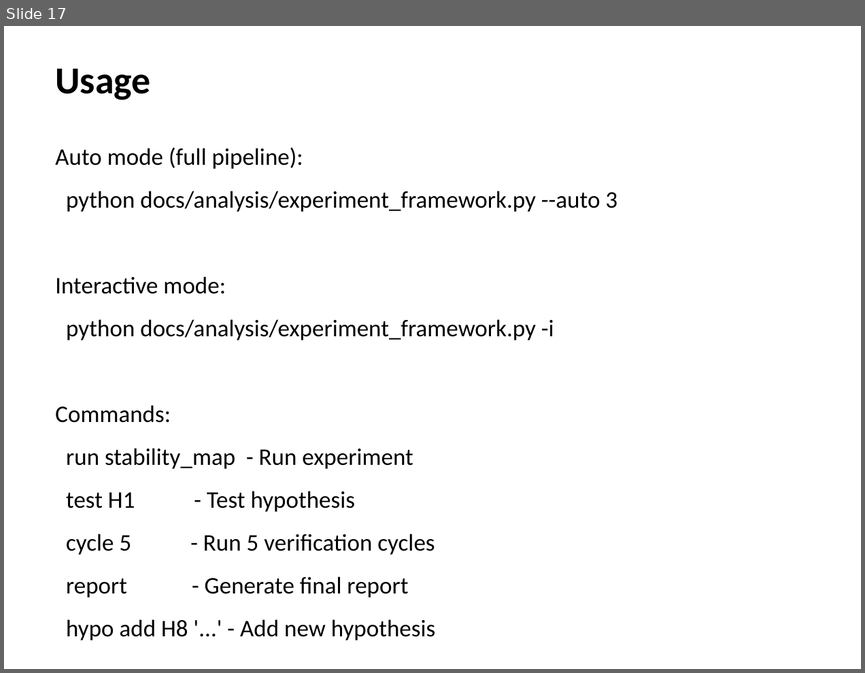
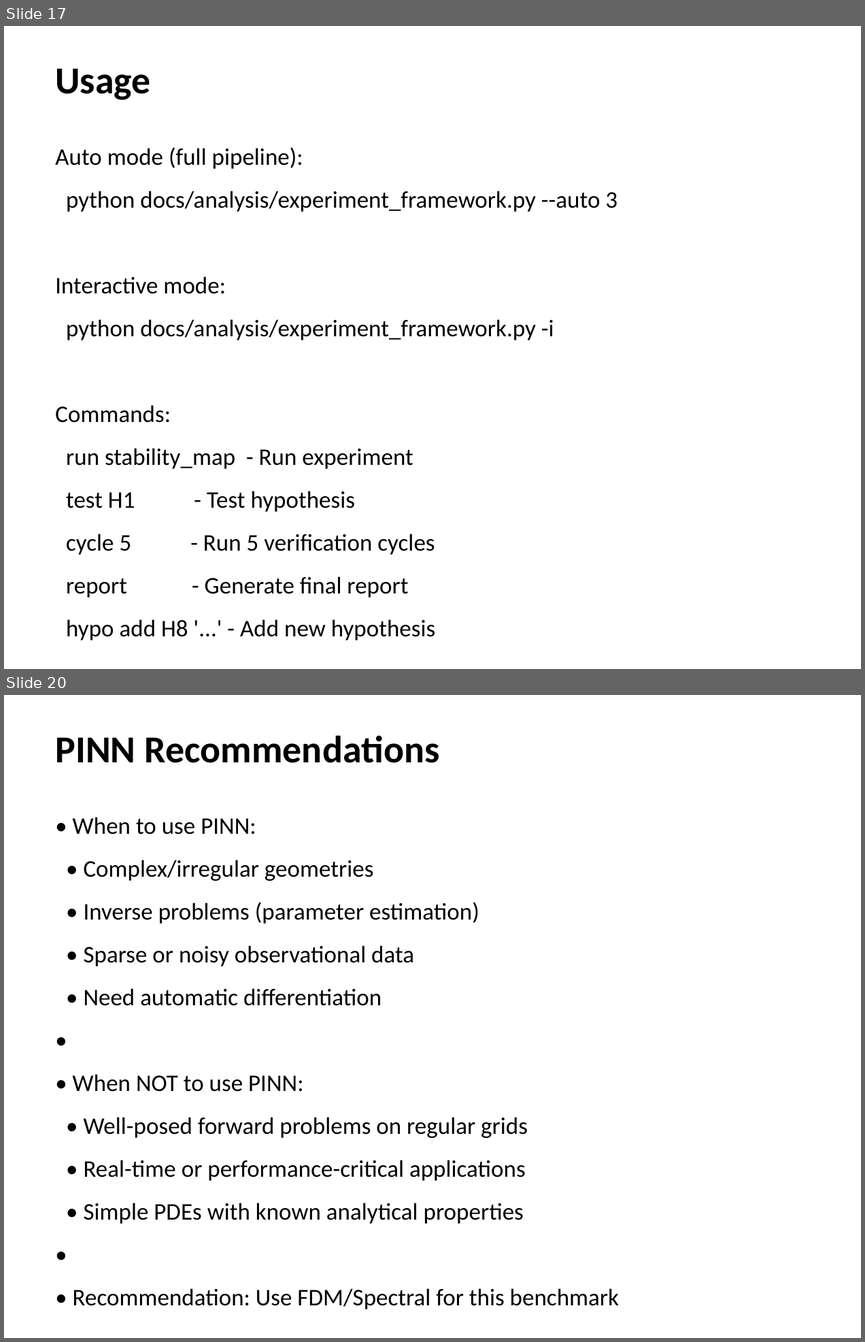
Before and after one commit to k-yoshimi/fusion-heat-transport-ai, a slide deck: docs/multiagent_presentation.pptx. Shown one above the other, each under a label of ours: slide 17 before the commit, slides 17 and 20 after it; the slides between them are not shown. The pictures are 865x673 and 865x1342 pixels, drawn with LibreOffice and Linux fonts; fonts in the diff are those of the drawing. Boxes give left, top, right and bottom in pixels: in the first picture for what was removed or moved away, otherwise in the second. Text is boxed around its words. In the diff, an @@ line names an element or a change of style, - is before the commit and + after.

```diff
--- a/docs/multiagent_presentation.pptx
+++ b/docs/multiagent_presentation.pptx
@@ slide 20 added at <box>4,695,861,1338</box>, background #FFFFFF @@
@@ text added at <box>55,735,439,763</box>, 32 pt, text #000000, bold @@
+PINN Recommendations
@@ text added at <box>73,817,619,1309</box>, 20 pt, text #000000 @@
+• When to use PINN:
+• Complex/irregular geometries
+• Inverse problems (parameter estimation)
+• Sparse or noisy observational data
+• Need automatic differentiation
+•
+• When NOT to use PINN:
+• Well-posed forward problems on regular grids
+• Real-time or performance-critical applications
+• Simple PDEs with known analytical properties
+•
+• Recommendation: Use FDM/Spectral for this benchmark
```
Also in this commit, not shown: 3 slides changed, 3 other slides added, 1 slide removed, 9 other files.
